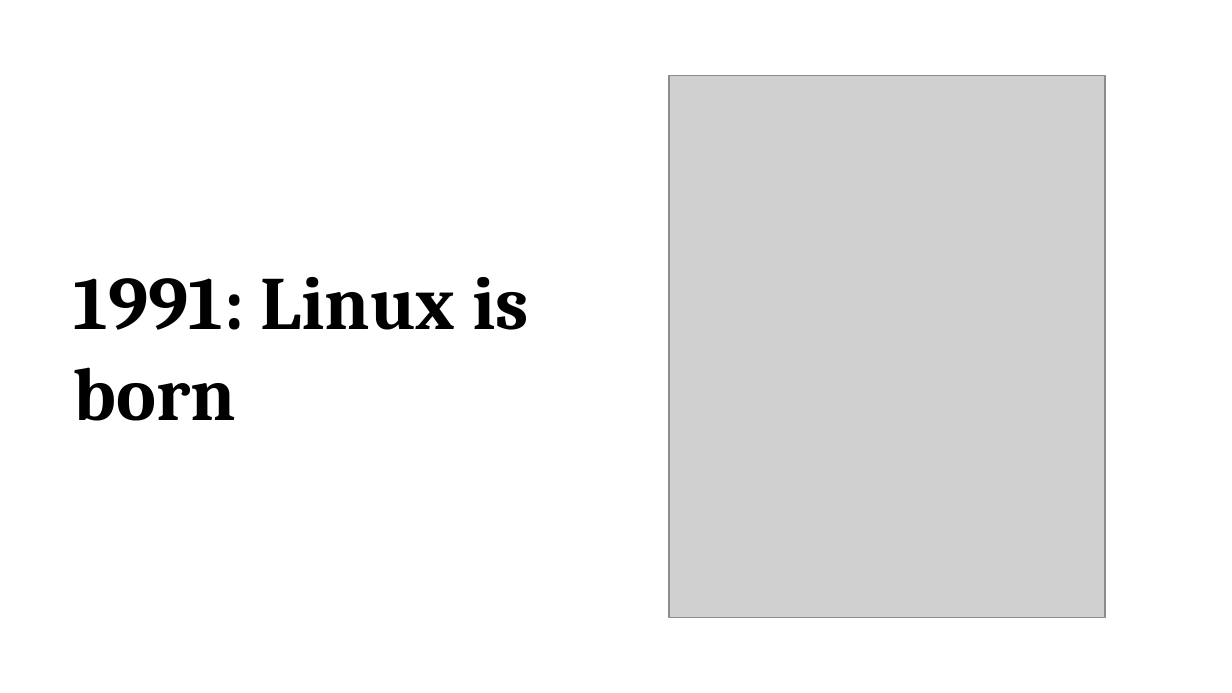
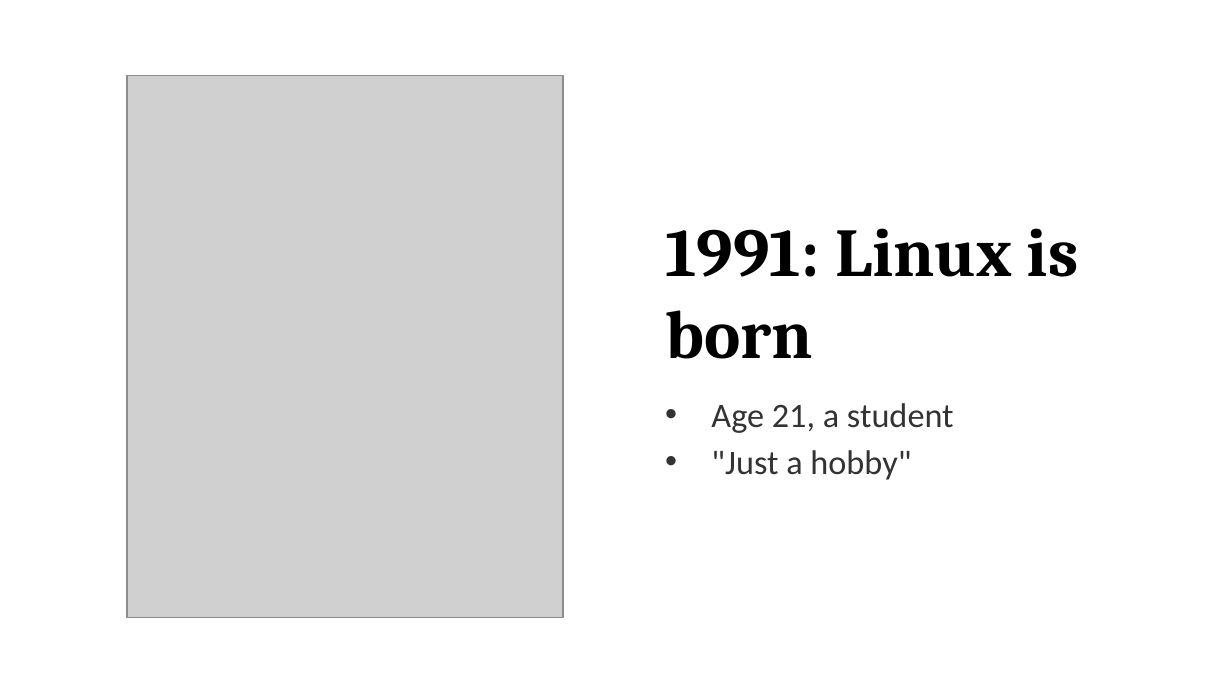
Before and after one commit to promilek2/Najs, a slide deck: slide 4 of Linus_Torvalds.pptx (slide 5 before the commit). Drawn at 1232x693 pixels with LibreOffice and Linux fonts; fonts in the diff are those of the drawing; grey boxes stand for pictures. Boxes give left, top, right and bottom in pixels: in the first picture for what was removed or moved away, otherwise in the second. Text is boxed around its words. In the diff, an @@ line names an element or a change of style, - is before the commit and + after.

```diff
--- a/Linus_Torvalds.pptx
+++ b/Linus_Torvalds.pptx
@@ picture: place and size @@
-picture at [669, 75, 1105, 617]
+picture at [127, 75, 563, 617]
@@ text added at [665, 228, 1078, 480], 20 pt, text #333333 @@
+1991: Linux is born
+• Age 21, a student
+• "Just a hobby"
@@ text removed at [74, 277, 529, 421] @@
-1991: Linux is born
```
Also in this commit, not shown: 5 other slides changed, 2 slides added, 2 slides removed, 2 other files.
